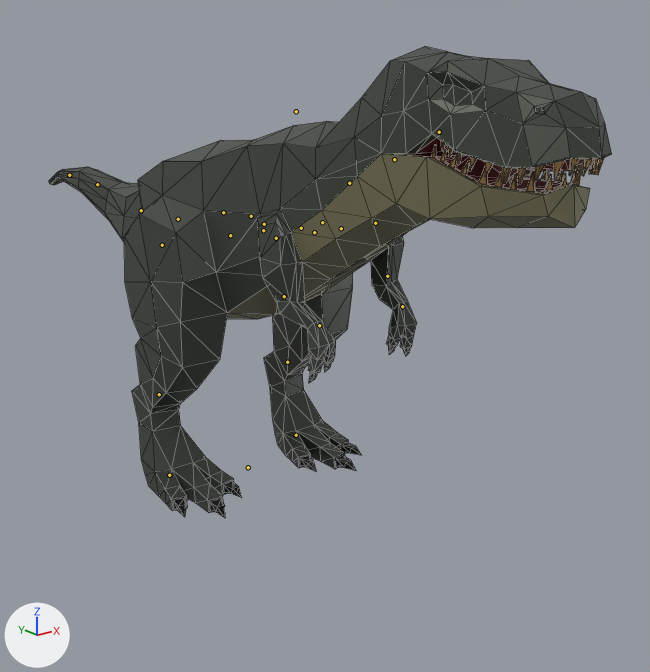
The glTF model data/models3d/trex3d.glb as it was, and as the next commit left it.
The view is the same before and after, from a 50 mm lens placed at (-17.3, -26.4, 15.0), pointed at (2.4, -1.8, 5.2). Lighting does not change. The marker at lower left points along +X, +Y and +Z. The older version comes first. The bones that bend it are drawn over the model as lines. Mesh edges are drawn as thin lines.

The first picture shows 'Trex'.
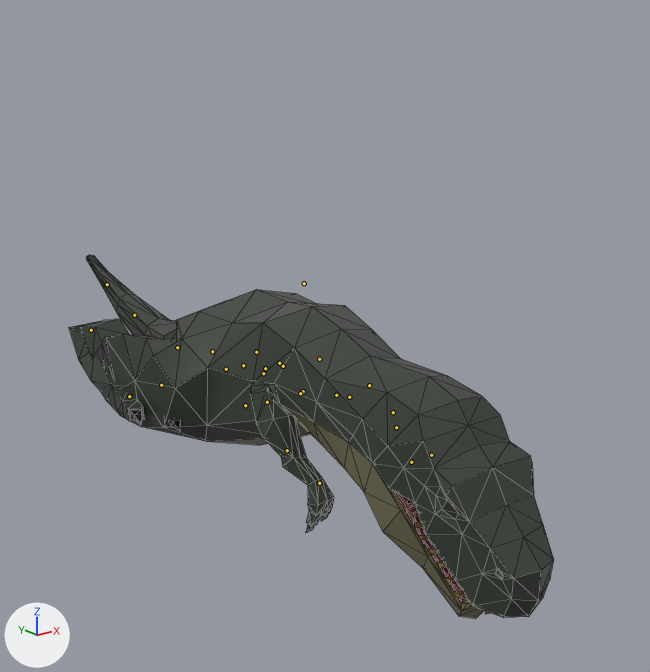
The newer file adds an action. The first version stands in its rest pose; the second is drawn at frame 41 of the action 'Armature|TRex_LieDown'.

Pixel boxes (x1, y1, x2, y2) of what changed, in the pictures (650 x 672 px):
'Trex', posed (14% narrower, 23% shorter)
    before: (49, 46, 612, 518)
    after: (69, 255, 554, 618)
bone 'root', root to tip
    before: (248, 467) to (248, 467)
    after: (245, 405) to (245, 405)
bone 'Body', root to tip
    before: (296, 111) to (296, 111)
    after: (304, 283) to (304, 283)
bone 'FrontLeg.R', root to tip
    before: (314, 232) to (314, 232)
    after: (303, 391) to (303, 391)
bone 'FrontUpLeg.R', root to tip
    before: (276, 238) to (276, 238)
    after: (267, 402) to (267, 402)
bone 'FrontLowLeg.R', root to tip
    before: (284, 296) to (284, 296)
    after: (287, 450) to (287, 450)
bone 'BackLeg.R', root to tip
    before: (230, 235) to (230, 235)
    after: (226, 369) to (225, 369)
bone 'BackUpLeg.R', root to tip
    before: (162, 245) to (162, 245)
    after: (161, 385) to (161, 385)
bone 'BackLowLeg.R', root to tip
    before: (159, 394) to (159, 395)
    after: (91, 330) to (91, 330)
bone 'FrontLeg.L', root to tip
    before: (341, 228) to (341, 228)
    after: (336, 395) to (336, 395)
bone 'FrontUpLeg.L', root to tip
    before: (375, 223) to (375, 223)
    after: (369, 385) to (369, 385)
bone 'FrontLowLeg.L', root to tip
    before: (387, 276) to (387, 276)
    after: (396, 427) to (396, 427)
bone 'FrontFoot.L', root to tip
    before: (402, 306) to (402, 307)
    after: (411, 462) to (411, 462)
bone 'BackLeg.L', root to tip
    before: (263, 230) to (264, 230)
    after: (263, 373) to (264, 373)
bone 'BackUpLeg.L', root to tip
    before: (322, 222) to (322, 223)
    after: (319, 359) to (319, 359)
bone 'BackLowLeg.L', root to tip
    before: (287, 362) to (287, 362)
    after: (243, 365) to (243, 365)
bone 'Back', root to tip
    before: (251, 216) to (251, 216)
    after: (283, 366) to (283, 366)
bone 'Tail1', root to tip
    before: (223, 212) to (223, 212)
    after: (256, 352) to (256, 352)
bone 'Tail2', root to tip
    before: (178, 219) to (178, 219)
    after: (212, 351) to (212, 351)
bone 'Tail3', root to tip
    before: (141, 210) to (141, 210)
    after: (177, 347) to (177, 347)
bone 'Tail4', root to tip
    before: (97, 184) to (97, 184)
    after: (134, 315) to (134, 314)
bone 'Tail5', root to tip
    before: (69, 175) to (69, 175)
    after: (107, 284) to (107, 284)
bone 'Hips', root to tip
    before: (264, 224) to (264, 224)
    after: (265, 368) to (265, 369)
bone 'Torso', root to tip
    before: (301, 228) to (301, 228)
    after: (300, 393) to (300, 393)
bone 'Shoulders', root to tip
    before: (349, 183) to (349, 183)
    after: (349, 397) to (349, 397)
bone 'Neck', root to tip
    before: (394, 159) to (394, 159)
    after: (393, 412) to (393, 412)
bone 'Head', root to tip
    before: (439, 132) to (439, 132)
    after: (431, 455) to (431, 455)
bone 'BackFoot.R', root to tip
    before: (169, 475) to (170, 475)
    after: (129, 396) to (129, 396)
bone 'BackFoot.L', root to tip
    before: (296, 435) to (296, 435)
    after: (279, 363) to (279, 363)

The change in detail:
Bone 'root' (bone_root) moves from (0.0, 0.0, 0.0) to (0.0, 0.0083, -0.0002).
Bone 'Body' (bone_body) moves from (0.0, 0.0, 0.0) to (-0.0001, -0.0265, 0.0015).
Bone 'Body' (bone_body) turns from (0, 0, 0) to (7, 0, 0) degrees about its own x, y and z.
Bone 'FrontLeg.R' (bone_frontleg_r) moves from (0.0, 0.0, 0.0) to (0.0006, 0.0, -0.0019).
Bone 'FrontLeg.R' (bone_frontleg_r) turns from (0, 0, 0) to (0, -16, 0) degrees about its own x, y and z.
Bone 'FrontUpLeg.R' (bone_frontupleg_r) turns from (0, 0, 0) to (-53, 3, -1) degrees about its own x, y and z.
Bone 'FrontLowLeg.R' (bone_frontlowleg_r) turns from (0, 0, 0) to (33, 10, 1) degrees about its own x, y and z.
Bone 'BackLeg.R' (bone_backleg_r) moves from (0.0, 0.0, 0.0) to (0.0, 0.0, -0.0015).
Bone 'BackLeg.R' (bone_backleg_r) turns from (0, 0, 0) to (0, -2, 0) degrees about its own x, y and z.
Bone 'BackUpLeg.R' (bone_backupleg_r) turns from (0, 0, 0) to (69, 2, -2) degrees about its own x, y and z.
Bone 'BackLowLeg.R' (bone_backlowleg_r) turns from (0, 0, 0) to (-126, 19, 14) degrees about its own x, y and z.
Bone 'FrontLeg.L' (bone_frontleg_l) moves from (0.0, 0.0, 0.0) to (0.0, 0.0, 0.0003).
Bone 'FrontLeg.L' (bone_frontleg_l) turns from (0, 0, 0) to (0, 15, 0) degrees about its own x, y and z.
Bone 'FrontUpLeg.L' (bone_frontupleg_l) turns from (0, 0, 0) to (-54, 0, 7) degrees about its own x, y and z.
Bone 'FrontLowLeg.L' (bone_frontlowleg_l) turns from (0, 0, 0) to (32, -7, -2) degrees about its own x, y and z.
Bone 'FrontFoot.L' (bone_frontfoot_l) turns from (0, 0, 0) to (15, 0, 0) degrees about its own x, y and z.
Bone 'BackLeg.L' (bone_backleg_l) moves from (0.0, 0.0, 0.0) to (-0.0011, 0.0, 0.0).
Bone 'BackLeg.L' (bone_backleg_l) turns from (0, 0, 0) to (0, -2, 0) degrees about its own x, y and z.
Bone 'BackUpLeg.L' (bone_backupleg_l) turns from (0, 0, 0) to (51, 2, -4) degrees about its own x, y and z.
Bone 'BackLowLeg.L' (bone_backlowleg_l) turns from (0, 0, 0) to (-152, -19, -5) degrees about its own x, y and z.
Bone 'Back' (bone_back) moves from (0.0, 0.0, 0.0) to (0.0051, 0.0008, -0.0027).
Bone 'Tail1' (bone_tail1) turns from (0, 0, 0) to (-10, 0, 0) degrees about its own x, y and z.
Bone 'Tail2' (bone_tail2) turns from (0, 0, 0) to (-7, 0, 0) degrees about its own x, y and z.
Bone 'Tail3' (bone_tail3) turns from (0, 0, 0) to (9, 0, 0) degrees about its own x, y and z.
Bone 'Tail4' (bone_tail4) turns from (0, 0, 0) to (16, 0, 0) degrees about its own x, y and z.
Bone 'Tail5' (bone_tail5) turns from (0, 0, 0) to (30, 0, 0) degrees about its own x, y and z.
Bone 'Hips' (bone_hips) turns from (0, 0, 0) to (-7, 0, 0) degrees about its own x, y and z.
Bone 'Torso' (bone_torso) turns from (0, 0, 0) to (-4, -1, -3) degrees about its own x, y and z.
Bone 'Shoulders' (bone_shoulders) turns from (0, 0, 0) to (-4, 0, 0) degrees about its own x, y and z.
Bone 'Neck' (bone_neck) turns from (0, 0, 0) to (-28, 0, 0) degrees about its own x, y and z.
Bone 'Head' (bone_head) turns from (0, 0, 0) to (12, 1, -7) degrees about its own x, y and z.
Bone 'BackFoot.R' (bone_backfoot_r) moves from (0.0, 0.0, 0.0) to (-0.0011, -0.0071, 0.0).
Bone 'BackFoot.L' (bone_backfoot_l) moves from (0.0, 0.0, 0.0) to (0.0019, -0.0059, 0.0001).
